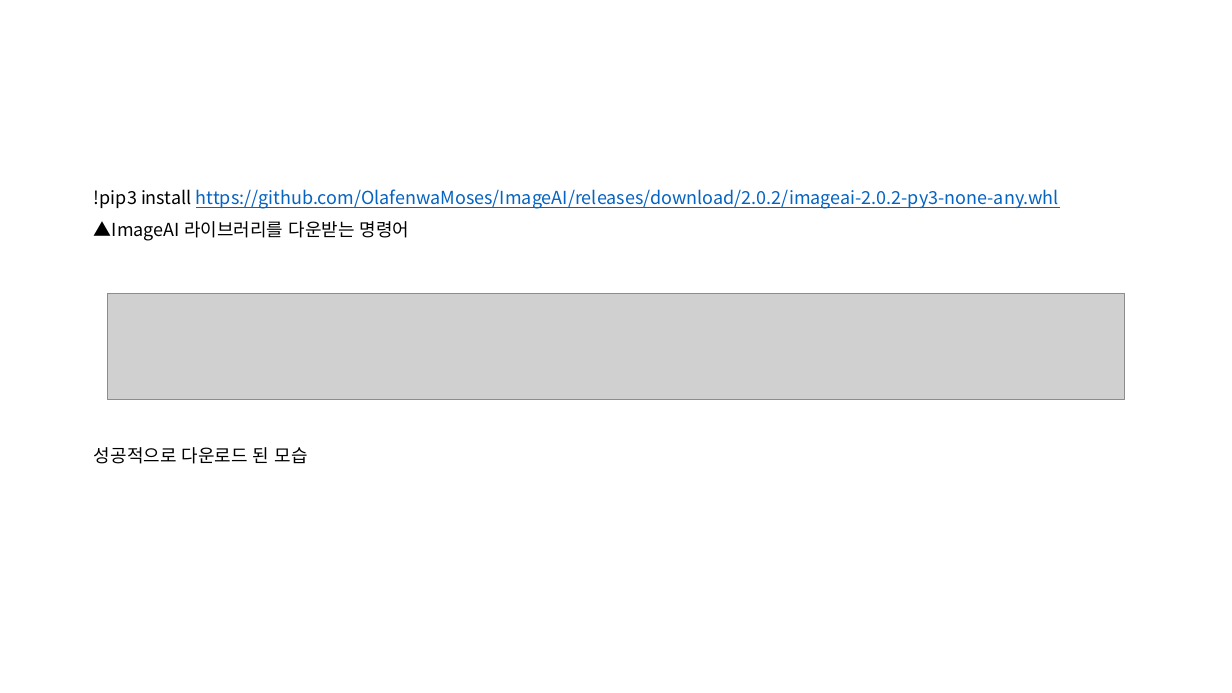
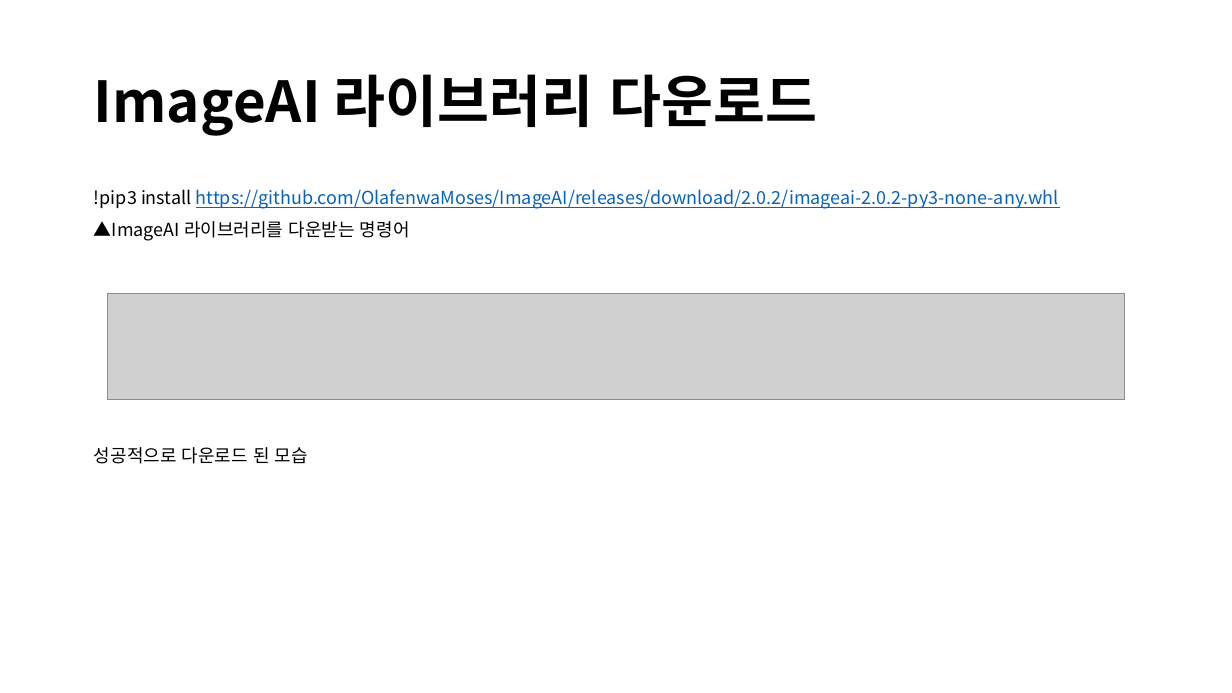
Before and after one commit to CheonSeounghyun/Coordination-Recommend, a slide deck: slide 10 of document/Capston Design Proposal_6week.pptx. Drawn at 1232x693 pixels with LibreOffice and Linux fonts; fonts in the diff are those of the drawing; grey boxes stand for pictures. Boxes give left, top, right and bottom in pixels: in the first picture for what was removed or moved away, otherwise in the second. Text is boxed around its words. In the diff, an @@ line names an element or a change of style, - is before the commit and + after.

```diff
--- a/document/Capston Design Proposal_6week.pptx
+++ b/document/Capston Design Proposal_6week.pptx
@@ title added at <box>94,74,817,136</box>, 44 pt, text #000000, bold @@
+ImageAI 라이브러리 다운로드
```
Also in this commit, not shown: 10 other slides changed, 1 slide added, 1 slide removed.
